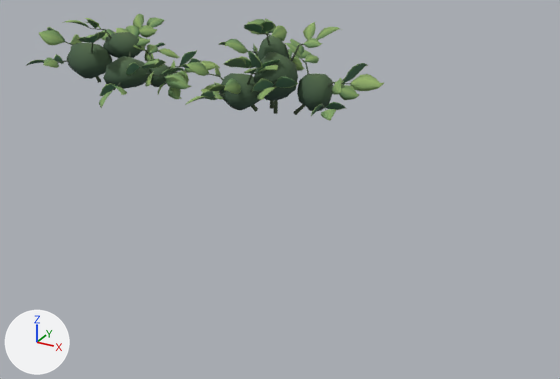
The Blender file apps/desktop/e2e/fixtures/world-base/assets/station-foliage-2026-11-27/cascade-shrubs.blend, before and after one commit.
One viewpoint serves both versions: a 50 mm lens placed at (4.8, -5.42, 2.03), pointed at (1.93, -0.2, -0.58). The lights are fixed; the arrows at lower left show +X, +Y and +Z. The older version comes first.

The first picture shows 'cascade-spreading', 'cascade-upright'.
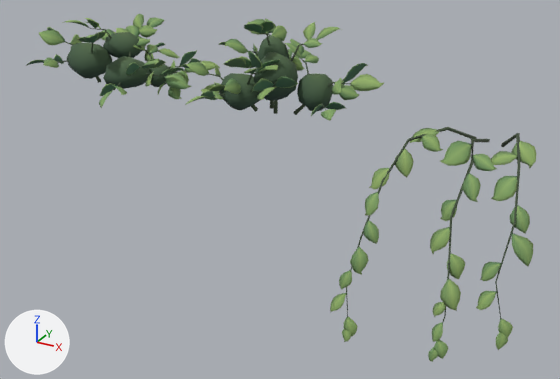
Where the change shows, as pixel boxes (x1, y1, x2, y2) in the pictures (560 x 379 px):
'cascade-trailing', added (green): after (330, 127, 536, 362)

Edits to the bpy script that builds the scene:
```text
Add me_cascade_trailing:
    me_cascade_trailing.from_pydata(...)  # 1402 vertices, 1579 faces; spans x -0.723..0.576, y -1.176..0.178, z -1.247..0.222
    me_cascade_trailing.polygons.foreach_set('use_smooth', [True] * 1579)
    me_cascade_trailing.materials.append(mat_cascade_bank_leaf_painted)
Add ob_cascade_trailing:
    ob_cascade_trailing = bpy.data.objects.new('cascade-trailing', me_cascade_trailing)
    ob_cascade_trailing.location = (3.52, 0.0, 0.0)
```
